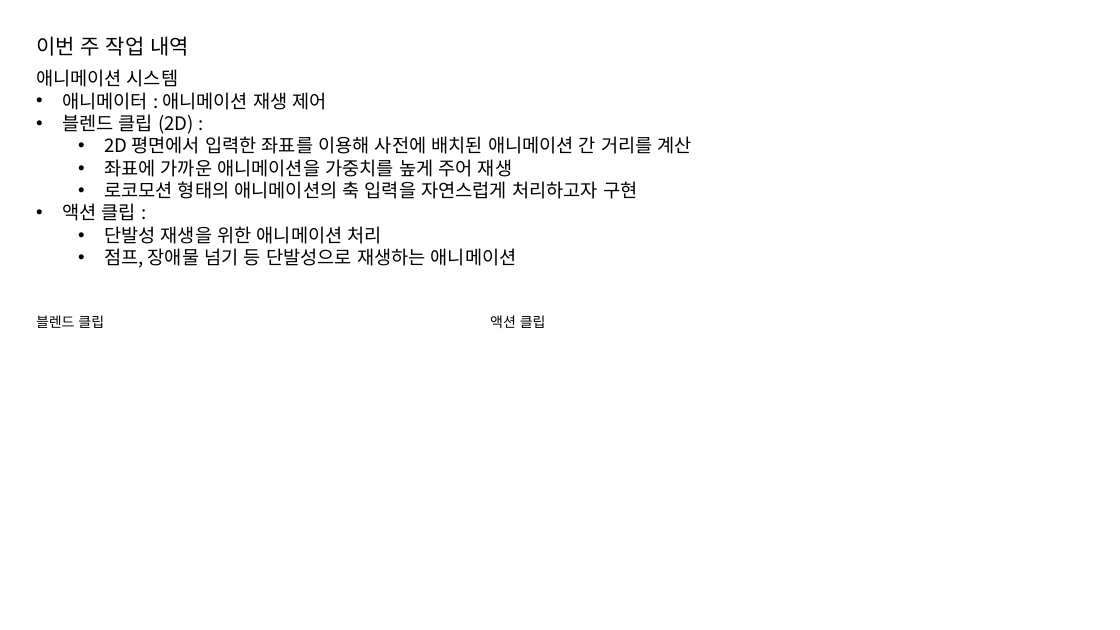
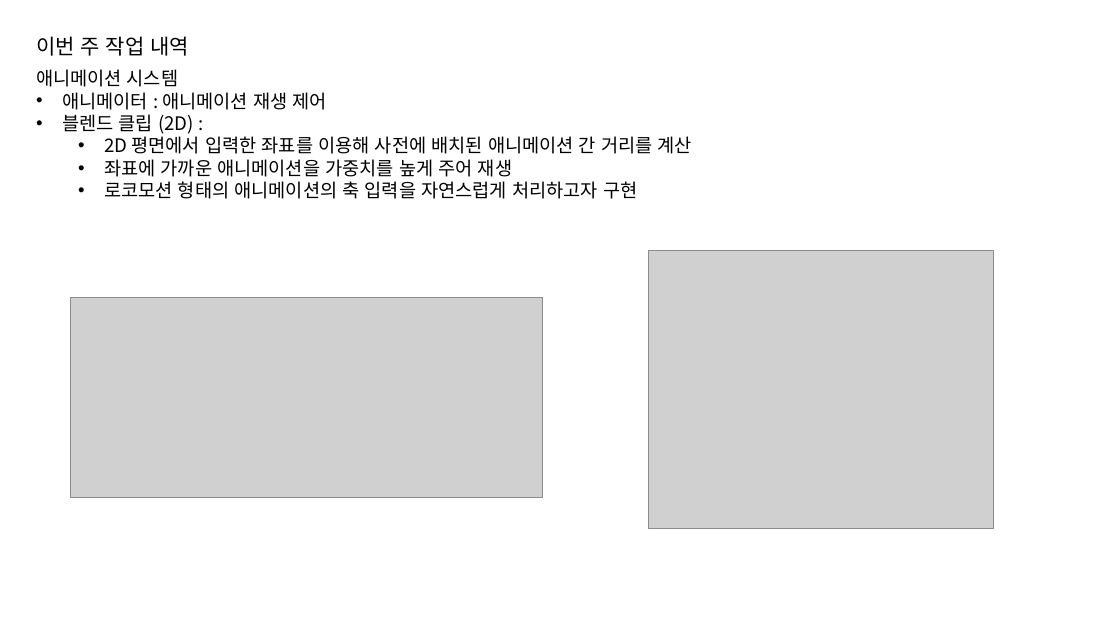
Before and after one commit to jhk0701/PA26-Character-Animation-Parkour, a slide deck: slide 2 of PPT/week2.pptx. Drawn at 1120x630 pixels with LibreOffice and Linux fonts; fonts in the diff are those of the drawing; grey boxes stand for pictures. Boxes give left, top, right and bottom in pixels: in the first picture for what was removed or moved away, otherwise in the second. Text is boxed around its words. In the diff, an @@ line names an element or a change of style, - is before the commit and + after.

Commit message:
Update: 캐릭터 점프 바인딩

```diff
--- a/PPT/week2.pptx
+++ b/PPT/week2.pptx
@@ text at <box>62,203,517,268</box>: paragraphs removed @@
-  • 액션 클립 :
-    • 단발성 재생을 위한 애니메이션 처리
-    • 점프, 장애물 넘기 등 단발성으로 재생하는 애니메이션
@@ picture added at <box>649,251,993,529</box> @@
@@ picture added at <box>71,297,543,497</box> @@
@@ text removed at <box>36,315,104,328</box> @@
-블렌드 클립
@@ text removed at <box>490,315,546,328</box> @@
-액션 클립
```
Also in this commit, not shown: 4 other slides changed, 1 slide added, 10 other files.
